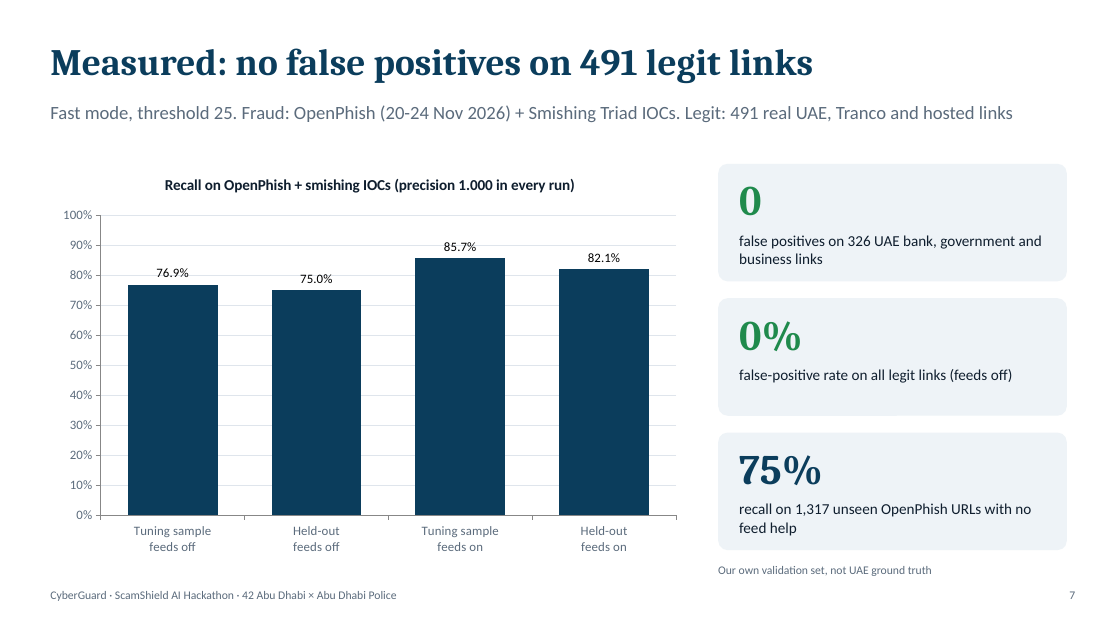
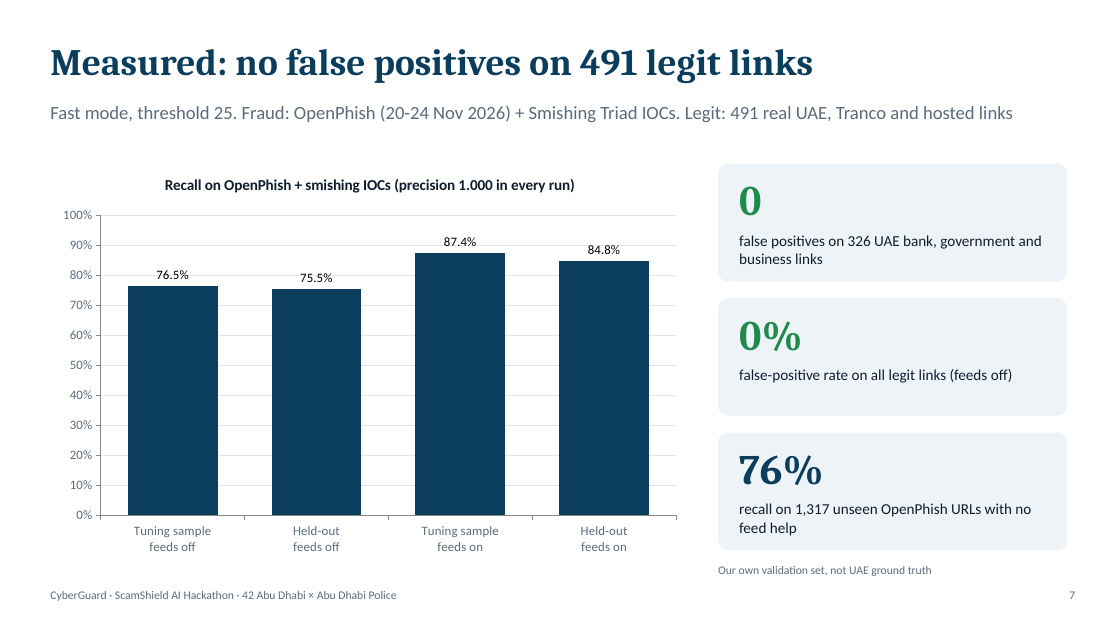
Before and after one commit to Saif-Alazazi/CyberGuard, a slide deck: slide 7 of docs/CyberGuard_Presentation.pptx. Drawn at 1120x630 pixels with LibreOffice and Linux fonts; fonts in the diff are those of the drawing. Boxes give left, top, right and bottom in pixels: in the first picture for what was removed or moved away, otherwise in the second. Text is boxed around its words. In the diff, an @@ line names an element or a change of style, - is before the commit and + after.

```diff
--- a/docs/CyberGuard_Presentation.pptx
+++ b/docs/CyberGuard_Presentation.pptx
@@ column chart at [50, 160, 689, 563] @@
-Series 1: 0.769, 0.75, 0.857, 0.821
+Series 1: 0.765, 0.755, 0.874, 0.848
@@ text at [739, 455, 823, 485]: text changed @@
-75%
+76%
```
Also in this commit, not shown: 2 other slides changed, 7 other files.
